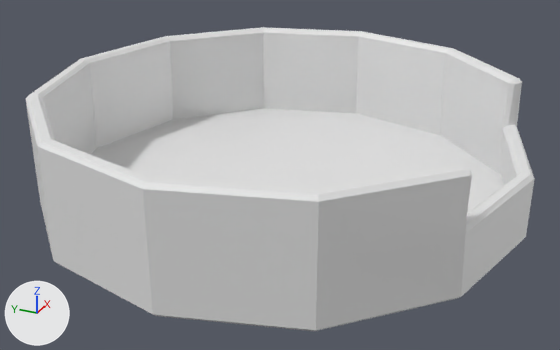
Two versions of the Blender file Blend/Casa/HouseCama3.blend, one commit apart.
Before and after are seen from a camera (50 mm lens) standing at (-6.02, -2.69, 3.18) and looking at (-0.24, -0.09, 0.3). Every picture has the same lights, and +X, +Y and +Z are marked at lower left.

The first picture shows 'HouseCama3'.
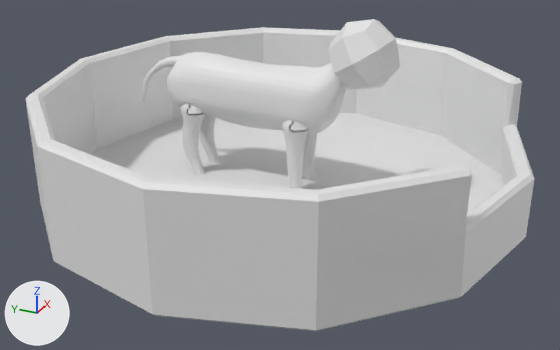
The newer file is also rescaled (x0.445), turned or shifted as a whole; pictures and numbers use the older file's frame.

Boxes [x1, y1, x2, y2] around the edits, measured in the pictures (560 x 350 px):
'BaseCat', added: after [142, 19, 400, 189]

The change, as a diff of the scene's bpy script:
```diff
--- a/Blend/Casa/HouseCama3.blend.py
+++ b/Blend/Casa/HouseCama3.blend.py
@@ me_basecat @@
+me_basecat.from_pydata(...)  # 4952 vertices, 4808 faces; spans x -13.4..13.8, y -0.9..75.8, z -61.1..51.9
@@ ob_basecat @@
+ob_basecat = bpy.data.objects.new('BaseCat', me_basecat)
+ob_basecat.location = (0.0, 0.113, 0.017)
+ob_basecat.rotation_euler = (1.571, 0.0, 0.0)  # degrees (90, 0, 0)
+ob_basecat.scale = (0.0225, 0.0225, 0.0225)
```
